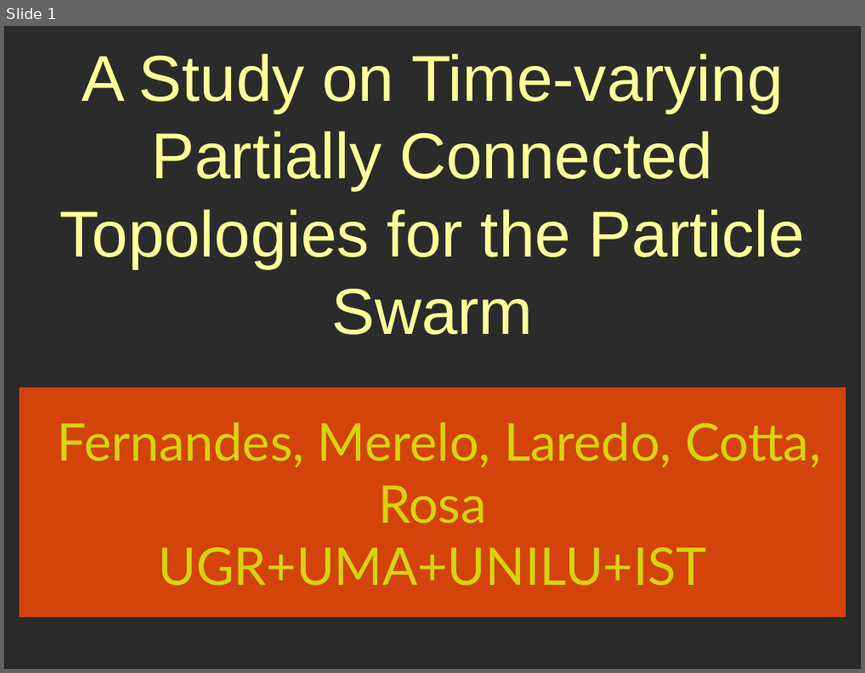
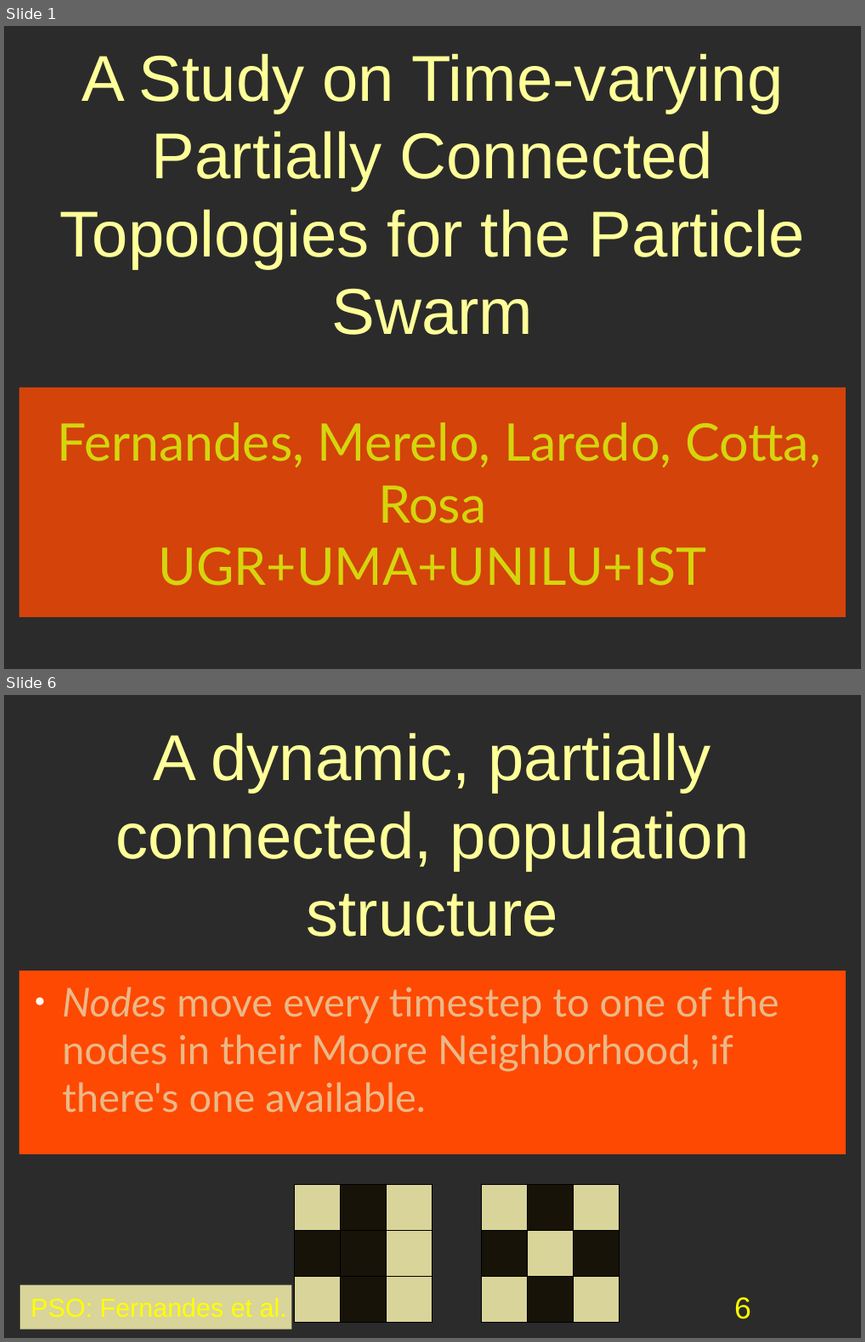
Before and after one commit to geneura/papers, a slide deck: 2013/CEC/PSO/pso-cec2013.odp. Shown one above the other, each under a label of ours: slide 1 before the commit, slides 1 and 6 after it; the slides between them are not shown. The pictures are 865x673 and 865x1342 pixels, drawn with LibreOffice and Linux fonts; fonts in the diff are those of the drawing; background and template pictures are left out; a plain dark background stands for a picture behind light text. Boxes give left, top, right and bottom in pixels: in the first picture for what was removed or moved away, otherwise in the second. Text is boxed around its words. In the diff, an @@ line names an element or a change of style, - is before the commit and + after.

```diff
--- a/2013/CEC/PSO/pso-cec2013.odp
+++ b/2013/CEC/PSO/pso-cec2013.odp
@@ slide 6 added at box(4, 695, 861, 1338), background picture (left out) @@
@@ title added at box(115, 732, 749, 936), 60 pt, text #FFFF99 @@
+A dynamic, partially connected, population structure
@@ text added at box(19, 970, 846, 1154), fill #FE4902, 37 pt, text #EAB988 @@
+● Nodes move every timestep to one of the nodes in their Moore Neighborhood, if there's one available.
@@ group added at box(295, 1185, 432, 1322): 9 rectangles @@
@@ group added at box(482, 1185, 619, 1322): 9 rectangles @@
@@ rectangle added at box(20, 1284, 291, 1328), fill #D9D499, 24 pt, text #FFFF00 @@
+PSO: Fernandes et al.
@@ page number added at box(734, 1297, 751, 1319), 28 pt, text #FFFF00 @@
+6
```
Also in this commit, not shown: 5 slides changed, 11 other slides added.
